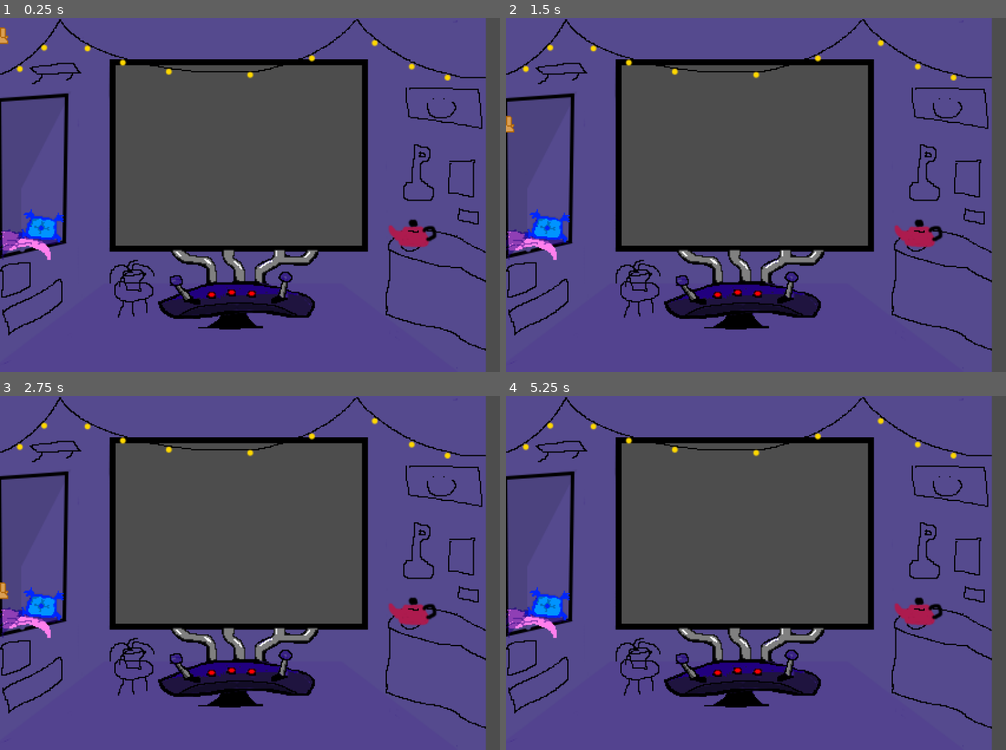
Above: before the commit, frames 1-4 (two rows, left to right).
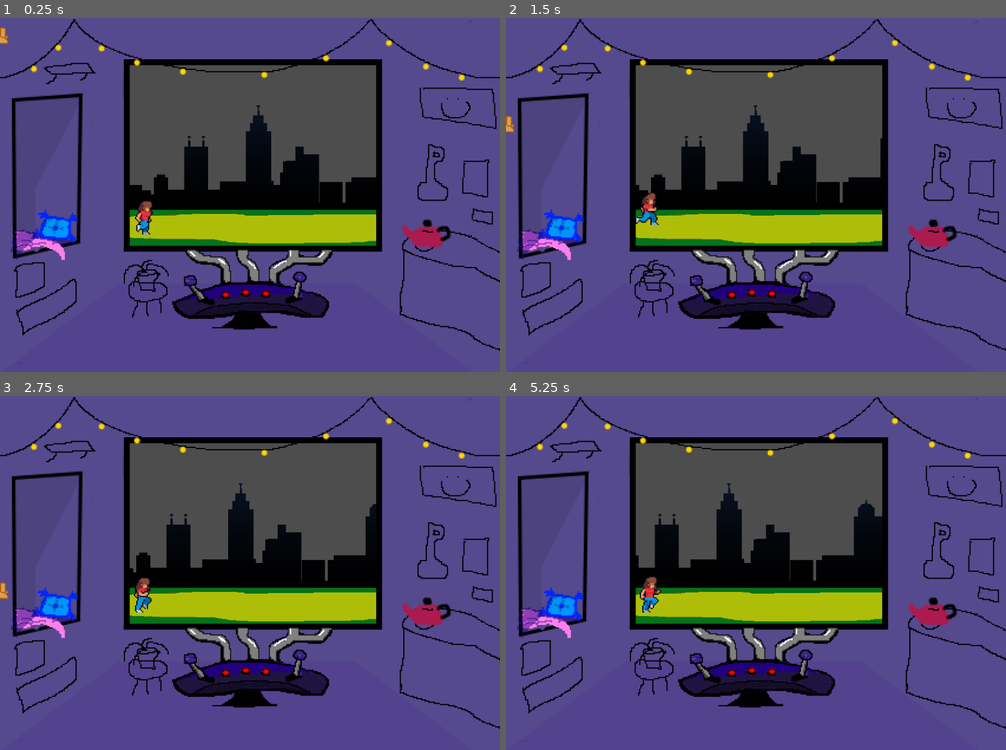
Above: after the commit, the same moments.

Repository: SlickleCode/GMTK2024
Game: Godot game, scene res://main.tscn
Same seed, same stepped clock (60 frames per second), same inputs: the game is played once before the commit and once after it. Sound files missing from this copy of the repository are replaced by a short silence.
Inputs:
- Up to frame 1 (0.25 s): no input
- Up to frame 2 (1.5 s): no input
- Up to frame 3 (2.75 s): no input
- Up to frame 4 (5.25 s): no input

The runs differ from the first frame. In frame 1, 29% of the frame differs, in the area x 0-100%, y 0-100%; in frame 2, 29%; in frame 3, 29%; in frame 4, 29%.

Commit message:
added big character and big background

Diff:
--- a/main.gd
+++ b/main.gd
@@ -5,10 +5,14 @@
 	randomize()
 	$Conductor.play_with_beat_offset(8)
 
+func _physics_process(delta):
+	$"Big World".position.x -= .1
+	if $"Big World".position.x < 110:
+		$"Big World".position.x = 429
 
 func _on_conductor_beat(position):
-	print(position)
-	pass # Replace with function body.
+	#print(position)
+	pass
 
 
 func _on_conductor_spot_in_measure(position):
--- a/main.tscn
+++ b/main.tscn
@@ -1,20 +1,156 @@
-[gd_scene load_steps=6 format=3 uid="uid://d2mg0a6btl86b"]
+[gd_scene load_steps=33 format=3 uid="uid://d2mg0a6btl86b"]
 
 [ext_resource type="Script" path="res://main.gd" id="1_swfh4"]
-[ext_resource type="Texture2D" uid="uid://dmjaikij15b4p" path="res://assets/background.png" id="2_ovyu4"]
+[ext_resource type="Texture2D" uid="uid://dlsgl7j6g8nyb" path="res://assets/background.png" id="2_ovyu4"]
+[ext_resource type="Texture2D" uid="uid://cgjwdyrvs5rhd" path="res://assets/big_background/grass_path.png" id="2_yywv4"]
 [ext_resource type="AudioStream" uid="uid://cmst1pwtro53h" path="res://assets/music/good-night-160166.mp3" id="3_3ufm7"]
+[ext_resource type="Texture2D" uid="uid://vi1fb62rvcqp" path="res://assets/big_background/silhouette-skyline-2.png" id="3_38x7x"]
+[ext_resource type="Texture2D" uid="uid://doukil0nii8ya" path="res://assets/big_character/woman/jump/Character1F_1_jump_0.png" id="3_joaus"]
 [ext_resource type="Script" path="res://scripts/conductor.gd" id="3_k5wre"]
+[ext_resource type="Texture2D" uid="uid://b7di0fswhwk1w" path="res://assets/big_character/woman/jump/Character1F_1_jump_1.png" id="4_a04f7"]
+[ext_resource type="Texture2D" uid="uid://ci0405d5451p0" path="res://assets/big_character/woman/run/Character1F_1_run_0.png" id="5_i7w4d"]
 [ext_resource type="PackedScene" uid="uid://cbc1l11kyrrac" path="res://scenes/note_manager.tscn" id="5_sb0fr"]
+[ext_resource type="Texture2D" uid="uid://4it0bbphgalq" path="res://assets/big_character/woman/run/Character1F_1_run_1.png" id="6_626ea"]
+[ext_resource type="Texture2D" uid="uid://dbkk6ph3ytmkr" path="res://assets/big_character/woman/run/Character1F_1_run_2.png" id="7_b3rjp"]
+[ext_resource type="Texture2D" uid="uid://drsn3rqoor4e4" path="res://assets/big_character/woman/run/Character1F_1_run_3.png" id="8_mdruq"]
+[ext_resource type="Texture2D" uid="uid://br043snoi5ahf" path="res://assets/big_character/woman/run/Character1F_1_run_4.png" id="9_c1vm6"]
+[ext_resource type="Texture2D" uid="uid://16r8ls3vh84y" path="res://assets/big_character/woman/run/Character1F_1_run_5.png" id="10_fngwl"]
+[ext_resource type="Texture2D" uid="uid://c18xdurs2hr80" path="res://assets/big_character/woman/run/Character1F_1_run_6.png" id="11_jmuly"]
+[ext_resource type="Texture2D" uid="uid://doohsd0v45ebp" path="res://assets/big_character/woman/run/Character1F_1_run_7.png" id="12_wgt37"]
+[ext_resource type="Texture2D" uid="uid://c4pe2vbs0in3p" path="res://assets/big_character/woman/wait/Character1F_1_wait_0.png" id="13_ycigy"]
+[ext_resource type="Texture2D" uid="uid://q13e6l7nechq" path="res://assets/big_character/woman/wait/Character1F_1_wait_1.png" id="14_8tt06"]
+[ext_resource type="Texture2D" uid="uid://ddmpss1ll4t7c" path="res://assets/big_character/woman/wait/Character1F_1_wait_2.png" id="15_k8b65"]
+[ext_resource type="Texture2D" uid="uid://c3111kvta0uyd" path="res://assets/big_character/woman/wait/Character1F_1_wait_3.png" id="16_h6bse"]
+[ext_resource type="Texture2D" uid="uid://bx52put0o3lce" path="res://assets/big_character/woman/wait/Character1F_1_wait_4.png" id="17_p03lr"]
+[ext_resource type="Texture2D" uid="uid://bt7gghwdyn5of" path="res://assets/big_character/woman/wait/Character1F_1_wait_5.png" id="18_b20hp"]
+[ext_resource type="Texture2D" uid="uid://c52vqrjc8p1vd" path="res://assets/big_character/woman/walk/Character1F_1_walk_0.png" id="19_myn6a"]
+[ext_resource type="Texture2D" uid="uid://c5gpdukceyb4m" path="res://assets/big_character/woman/walk/Character1F_1_walk_1.png" id="20_qwulx"]
+[ext_resource type="Texture2D" uid="uid://ldn735y4y3hg" path="res://assets/big_character/woman/walk/Character1F_1_walk_2.png" id="21_d81lu"]
+[ext_resource type="Texture2D" uid="uid://cqgl638trxi8h" path="res://assets/big_character/woman/walk/Character1F_1_walk_3.png" id="22_aomla"]
+[ext_resource type="Texture2D" uid="uid://bs54sbwv2odhl" path="res://assets/big_character/woman/walk/Character1F_1_walk_4.png" id="23_vs43m"]
+[ext_resource type="Texture2D" uid="uid://xfjea320saor" path="res://assets/big_character/woman/walk/Character1F_1_walk_5.png" id="24_b7h15"]
+[ext_resource type="Texture2D" uid="uid://0plul7i41bpg" path="res://assets/big_character/woman/walk/Character1F_1_walk_6.png" id="25_8u8pq"]
+[ext_resource type="Texture2D" uid="uid://yf16ah84ojik" path="res://assets/big_character/woman/walk/Character1F_1_walk_7.png" id="26_484g8"]
+
+[sub_resource type="SpriteFrames" id="SpriteFrames_2ofyq"]
+animations = [{
+"frames": [{
+"duration": 1.0,
+"texture": ExtResource("3_joaus")
+}, {
+"duration": 1.0,
+"texture": ExtResource("4_a04f7")
+}],
+"loop": true,
+"name": &"Jump",
+"speed": 5.0
+}, {
+"frames": [{
+"duration": 1.0,
+"texture": ExtResource("5_i7w4d")
+}, {
+"duration": 1.0,
+"texture": ExtResource("6_626ea")
+}, {
+"duration": 1.0,
+"texture": ExtResource("7_b3rjp")
+}, {
+"duration": 1.0,
+"texture": ExtResource("8_mdruq")
+}, {
+"duration": 1.0,
+"texture": ExtResource("9_c1vm6")
+}, {
+"duration": 1.0,
+"texture": ExtResource("10_fngwl")
+}, {
+"duration": 1.0,
+"texture": ExtResource("11_jmuly")
+}, {
+"duration": 1.0,
+"texture": ExtResource("12_wgt37")
+}],
+"loop": true,
+"name": &"run",
+"speed": 5.0
+}, {
+"frames": [{
+"duration": 1.0,
+"texture": ExtResource("13_ycigy")
+}, {
+"duration": 1.0,
+"texture": ExtResource("14_8tt06")
+}, {
+"duration": 1.0,
+"texture": ExtResource("15_k8b65")
+}, {
+"duration": 1.0,
+"texture": ExtResource("16_h6bse")
+}, {
+"duration": 1.0,
+"texture": ExtResource("17_p03lr")
+}, {
+"duration": 1.0,
+"texture": ExtResource("18_b20hp")
+}],
+"loop": true,
+"name": &"wait",
+"speed": 5.0
+}, {
+"frames": [{
+"duration": 1.0,
+"texture": ExtResource("19_myn6a")
+}, {
+"duration": 1.0,
+"texture": ExtResource("20_qwulx")
+}, {
+"duration": 1.0,
+"texture": ExtResource("21_d81lu")
+}, {
+"duration": 1.0,
+"texture": ExtResource("22_aomla")
+}, {
+"duration": 1.0,
+"texture": ExtResource("23_vs43m")
+}, {
+"duration": 1.0,
+"texture": ExtResource("24_b7h15")
+}, {
+"duration": 1.0,
+"texture": ExtResource("25_8u8pq")
+}, {
+"duration": 1.0,
+"texture": ExtResource("26_484g8")
+}],
+"loop": true,
+"name": &"walk",
+"speed": 5.0
+}]
 
 [node name="Main" type="Node2D"]
 scale = Vector2(2, 2)
 script = ExtResource("1_swfh4")
 
-[node name="Outer World Background" type="Sprite2D" parent="."]
-position = Vector2(200, 150)
+[node name="Sprite2D" type="Sprite2D" parent="."]
+position = Vector2(215.25, 177.75)
+scale = Vector2(0.670313, 0.355)
+texture = ExtResource("2_yywv4")
+
+[node name="Big World" type="Sprite2D" parent="."]
+position = Vector2(429, 117.5)
+scale = Vector2(0.4, 0.7)
+texture = ExtResource("3_38x7x")
+
+[node name="Big" type="AnimatedSprite2D" parent="."]
+position = Vector2(119.5, 167.5)
+sprite_frames = SubResource("SpriteFrames_2ofyq")
+animation = &"run"
+autoplay = "run"
+frame_progress = 0.459721
+
+[node name="Tiny World" type="Sprite2D" parent="."]
+position = Vector2(212, 150)
 texture = ExtResource("2_ovyu4")
-
-[node name="Inner World" type="Sprite2D" parent="."]
 
 [node name="Tiny" type="Sprite2D" parent="."]
 
--- a/scenes/Note.tscn
+++ b/scenes/Note.tscn
@@ -1,7 +1,7 @@
 [gd_scene load_steps=6 format=3 uid="uid://onx73o1xauw1"]
 
 [ext_resource type="Script" path="res://scripts/note.gd" id="1_1d3oq"]
-[ext_resource type="Texture2D" uid="uid://4apnaumhw1hi" path="res://assets/left_foot.png" id="1_20dwn"]
+[ext_resource type="Texture2D" uid="uid://4apnaumhw1hi" path="res://assets/notes/left_foot.png" id="1_20dwn"]
 
 [sub_resource type="RectangleShape2D" id="RectangleShape2D_dgrk2"]
 
--- a/scripts/note.gd
+++ b/scripts/note.gd
@@ -2,10 +2,10 @@
 
 @export_range(0, 4) var body_part := 0
 
-var notes = [preload("res://assets/left_foot.png"),
-preload("res://assets/right_foot.png"),
-preload("res://assets/left_hand.png"),
-preload("res://assets/right_hand.png")]
+var notes = [preload("res://assets/notes/left_foot.png"),
+preload("res://assets/notes/right_foot.png"),
+preload("res://assets/notes/left_hand.png"),
+preload("res://assets/notes/right_hand.png")]
 
 var potential_score = 0
 
Binary file added: assets/big_background/grass_path.png
Not shown, added: assets/big_background/grass_path.png.import
Binary file added: assets/big_background/silhouette-skyline-2.png
Not shown, added: assets/big_background/silhouette-skyline-2.png.import
Binary file added: assets/big_character/man/climb/Character1M_1_climb_0.png
Not shown, added: assets/big_character/man/climb/Character1M_1_climb_0.png.import
Binary file added: assets/big_character/man/climb/Character1M_1_climb_1.png
Not shown, added: assets/big_character/man/climb/Character1M_1_climb_1.png.import
Binary file added: assets/big_character/man/climb/Character1M_1_climb_2.png
Not shown, added: assets/big_character/man/climb/Character1M_1_climb_2.png.import
Binary file added: assets/big_character/man/climb/Character1M_1_climb_3.png
Not shown, added: assets/big_character/man/climb/Character1M_1_climb_3.png.import
(and 406 more such lines)
